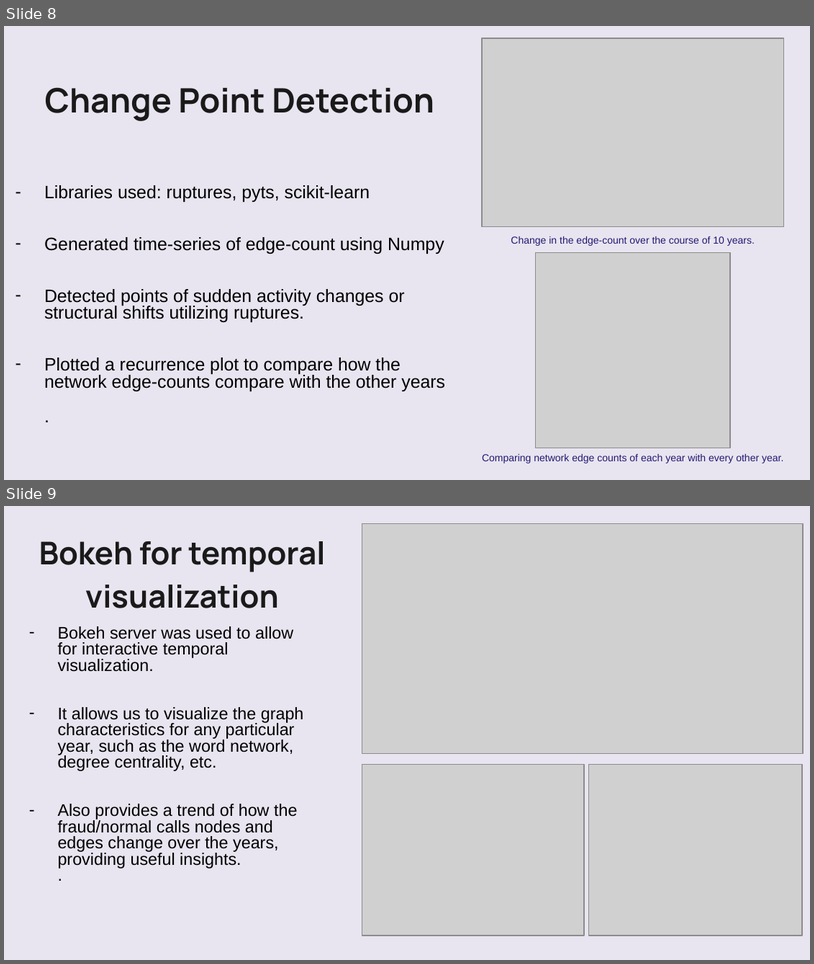
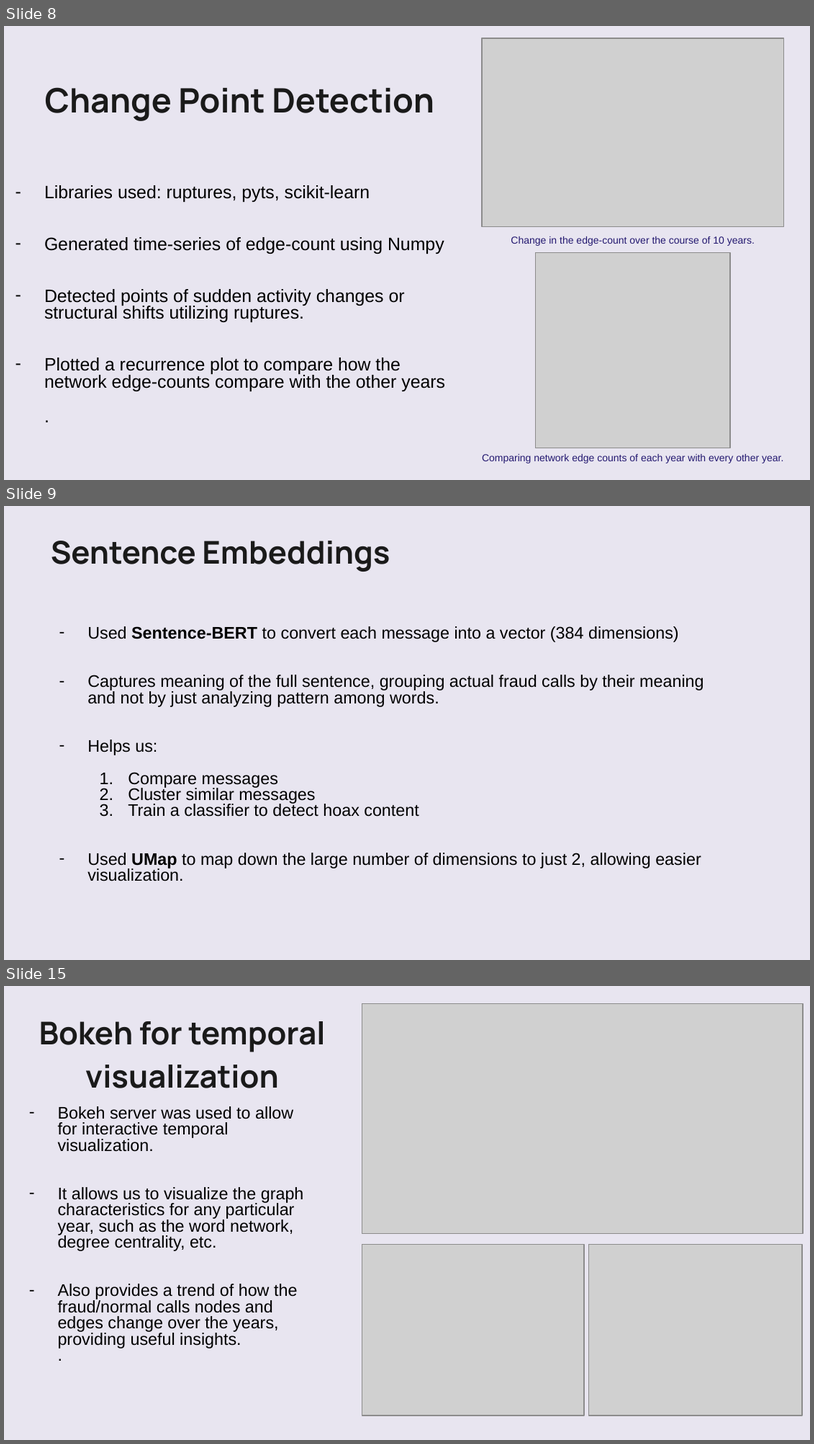
Before and after one commit to VatsalBhuva11/hoax-call-temporal-analysis, a slide deck: Group_16_SNA.pptx. Shown one above the other, each under a label of ours: slides 8 and 9 before the commit, slides 8, 9 and 15 after it; the slides between them are not shown. The pictures are 814x964 and 814x1444 pixels, drawn with LibreOffice and Linux fonts; fonts in the diff are those of the drawing; grey boxes stand for pictures; background and template pictures are left out. Boxes give left, top, right and bottom in pixels: in the first picture for what was removed or moved away, otherwise in the second. Text is boxed around its words. In the diff, an @@ line names an element or a change of style, - is before the commit and + after.

```diff
--- a/Group_16_SNA.pptx
+++ b/Group_16_SNA.pptx
@@ slide 9 added at (x1=4, y1=506, x2=810, y2=960), background picture (left out) @@
@@ freeform shape added at (x1=4, y1=506, x2=810, y2=960), fill #FAFAFA at 75% opacity @@
@@ text added at (x1=51, y1=541, x2=390, y2=572), 28 pt, text #1A1A1A, bold @@
+Sentence Embeddings
@@ subtitle added at (x1=88, y1=626, x2=704, y2=881), 15 pt, text #000000 @@
+– Used Sentence-BERT to convert each message into a vector (384 dimensions)
+– Captures meaning of the full sentence, grouping actual fraud calls by their meaning and not by just analyzing pattern among words.
+– Helps us:
+1. Compare messages
+2. Cluster similar messages
+3. Train a classifier to detect hoax content
+– Used UMap to map down the large number of dimensions to just 2, allowing easier visualization.
@@ what was slide 9 is now slide 15 @@
```
Also in this commit, not shown: 4 slides changed, 10 other slides added, 1 slide removed, 3 other files.
